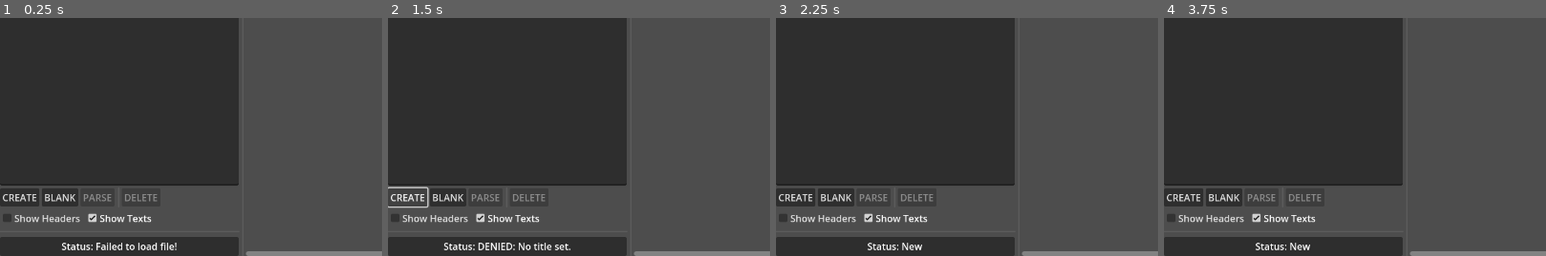
Above: before the commit, frames 1-4 (left to right).
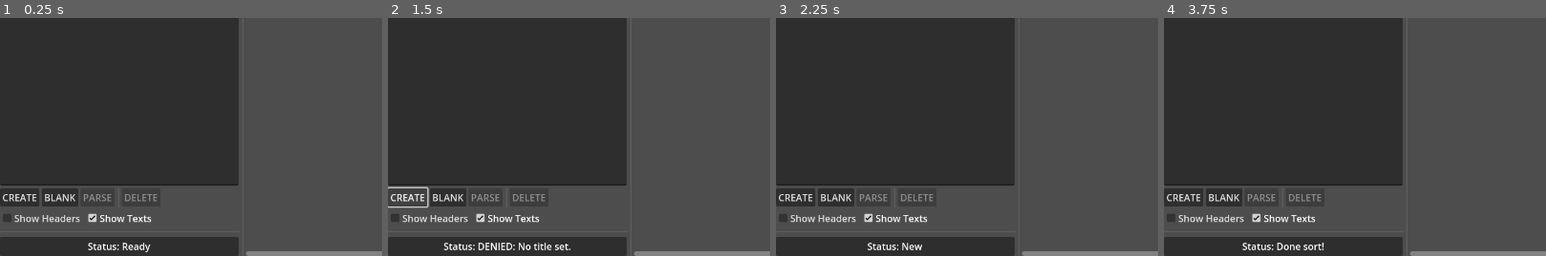
Above: after the commit, the same moments.

Repository: naturally-intelligent/godot-yarn-editor
Game: Godot game, scene res://scenes/yarn.tscn
The game is run twice, just before and just after one commit, with the same random seed, the same clock (stepped at 60 frames per second) and the same inputs.
Inputs (mouse positions are % of the whole screen's width and height, from its top left):
- Up to frame 1 (0.25 s): no input
- Up to frame 2 (1.5 s): click (16, 22) at 0.52 s; type "12" at 0.6 s; click (16, 56) at 0.75 s; type "Alex" at 0.83 s; click "CREATE" at 1.25 s
- Up to frame 3 (2.25 s): click "NEW" at 2 s
- Up to frame 4 (3.75 s): click "NEW" at 2.75 s; click "V|Sort" at 3.5 s
The pictures show only the part of the screen within x 0-50%, y 50-100%; the shares and areas given below are measured in that part.

The runs differ from the first frame. In frame 1, 0.6% of the frame differs, in the area x 16-47%, y 94-99%; in frame 2, nothing differs; in frame 3, nothing differs; in frame 4, 0.4%.

Commit message:
New file tweaks

Diff:
--- a/lib/yarn-importer.gd
+++ b/lib/yarn-importer.gd
@@ -367,6 +367,13 @@
 			fibres.append(fibre)
 	return fibres
 
+func new_yarn(file := '') -> Dictionary:
+	var new_yarn := {}
+	new_yarn['threads'] = {}
+	new_yarn['start'] = ''
+	new_yarn['file'] = file
+	return new_yarn
+
 # HEADER ATTRIBUTES
 
 func set_attribute(thread: Dictionary, attribute: String, value: String) -> Dictionary:
--- a/scenes/yarn-box.tscn
+++ b/scenes/yarn-box.tscn
@@ -79,6 +79,12 @@
 visible = false
 custom_minimum_size = Vector2(14, 14)
 layout_mode = 2
+tooltip_text = "Missing one or more connected choices!
+
+To fix, you can:
+- create the missing nodes
+- fix the choices
+- delete the offending choices"
 color = Color(0.674871, 0.120933, 0.135097, 1)
 
 [node name="Debug" type="Label" parent="VBoxContainer/BottomPanel/MarginContainer/HBoxContainer"]
--- a/scenes/yarn-editor.gd
+++ b/scenes/yarn-editor.gd
@@ -27,18 +27,19 @@
 
 func _ready() -> void:
 	yarn_importer = YarnImporter.new()
+	yarn = yarn_importer.new_yarn()
 	clear_canvas()
 	clear_editor()
 	set_status("Ready")
 	# test
-	_on_load_test_pressed()
+	#_on_load_test_pressed()
 
 # FILES
 
 func _on_new_pressed() -> void:
 	current_file = 'user://yarns/new.yarn.txt'
 	%Filename.text = current_file
-	yarn = {}
+	yarn = yarn_importer.new_yarn(current_file)
 	clear_canvas()
 	set_status("New")
 
@@ -475,11 +476,12 @@
 	var yarn_box: YarnBox = yarn_box_tscn.instantiate()
 	yarn_box.yarn_editor = self
 	yarn_box.parse_thread(yarn, thread_title)
-	yarn_box.position = Vector2(1,1)
+	yarn_box.position = Vector2(4,8)
 	yarn_box.connect("pressed", Callable(self, "_on_thread_pressed").bind(thread_title, yarn_box))
 	if %ShowHeaders.button_pressed or not %ShowTexts.button_pressed:
 		yarn_box.update_content(%ShowHeaders.button_pressed, %ShowTexts.button_pressed)
 	%Canvas.add_child(yarn_box)
+	yarn_box.grab_focus()
 	yarn_boxes[thread_title] = yarn_box
 	connect_box_strings(thread_title)
 	update_editor(thread_title)
--- a/scenes/yarn.tscn
+++ b/scenes/yarn.tscn
@@ -224,7 +224,7 @@
 [node name="OpenFileDialog" type="FileDialog" parent="."]
 title = "Open a File"
 position = Vector2i(50, 100)
-size = Vector2i(726, 350)
+size = Vector2i(1100, 600)
 ok_button_text = "Open"
 file_mode = 0
 access = 2
@@ -232,7 +232,7 @@
 [node name="SaveAsFileDialog" type="FileDialog" parent="."]
 auto_translate_mode = 1
 position = Vector2i(50, 100)
-size = Vector2i(726, 350)
+size = Vector2i(1100, 600)
 ok_button_text = "Save"
 access = 2
 
